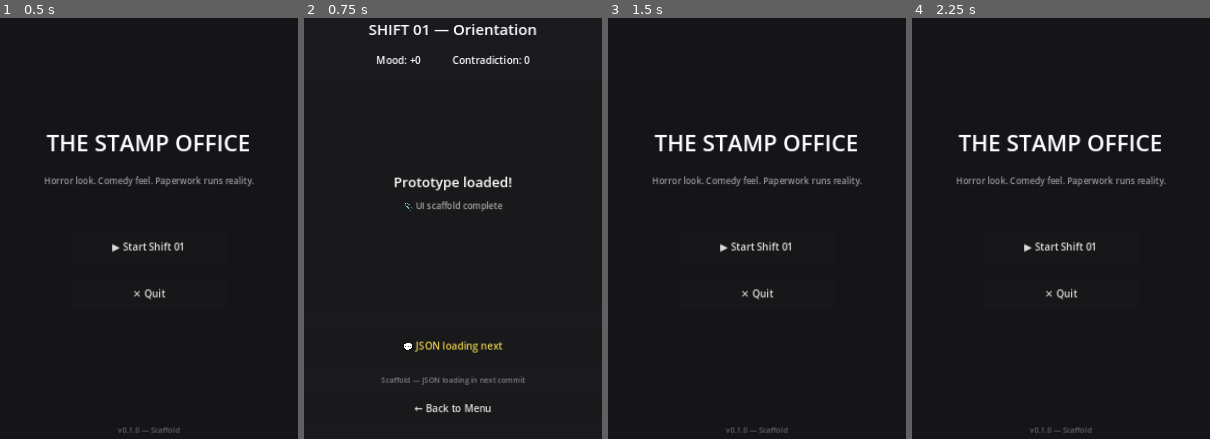
Above: before the commit, frames 1-4 (left to right).
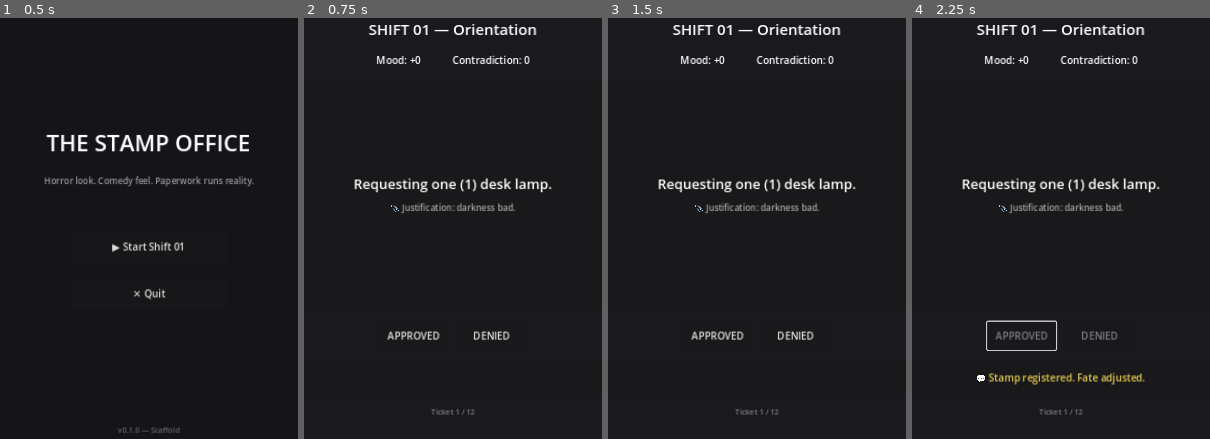
Above: after the commit, the same moments.

Repository: ThanhNguyxn/the-stamp-office
Game: Godot game, scene res://scenes/Main.tscn
Two runs of this game, one before a commit and one after it. Both use one fixed random seed, a clock stepped at 60 frames per second and the inputs below.
Inputs (mouse positions are in pixels of both pictures, inside the frame that each line leads up to):
- Up to frame 1 (0.5 s): no input
- Up to frame 2 (0.75 s): click "▶ Start Shift 01" at 0.5 s
- Up to frame 3 (1.5 s): click (757, 409) at 1.25 s, where only the run before the commit has a clickable "← Back to Menu"
- Up to frame 4 (2.25 s): click (1022, 333) at 2 s, where only the run after the commit has a clickable "APPROVED"

Frame 1 is identical in both runs. In frame 2, 3.4% of the frame differs, in the area x 16-84%, y 37-95%; in frame 3, 5.6%; in frame 4, 6.5%, in the area x 14-86%, y 1-99%.

Commit message:
game: load data and play shift01

Diff:
--- a/game/project.godot
+++ b/game/project.godot
@@ -15,6 +15,10 @@
 run/main_scene="res://scenes/Main.tscn"
 config/features=PackedStringArray("4.2", "Forward Plus")
 
+[autoload]
+
+DataLoader="*res://scripts/DataLoader.gd"
+
 [display]
 
 window/size/viewport_width=1280
--- a/game/scripts/DataLoader.gd
+++ b/game/scripts/DataLoader.gd
@@ -2,55 +2,31 @@
 ## DataLoader - Loads JSON data from the data folder
 ## Add to Project Settings > Autoload as "DataLoader"
 
-var _toasts_cache: Dictionary = {}
-var _loaded: bool = false
+var _toasts: Dictionary = {}
 
 func _ready() -> void:
 	_load_toasts()
 
 func _load_toasts() -> void:
-	var path = "res://data/toasts/toasts.json"
-	var file = FileAccess.open(path, FileAccess.READ)
+	var file = FileAccess.open("res://data/toasts/toasts.json", FileAccess.READ)
 	if file:
 		var json = JSON.new()
-		var error = json.parse(file.get_as_text())
+		if json.parse(file.get_as_text()) == OK:
+			var data = json.get_data()
+			for t in data.get("toasts", []):
+				_toasts[t["id"]] = t["text"]
 		file.close()
-		if error == OK:
-			var data = json.get_data()
-			for toast in data.get("toasts", []):
-				_toasts_cache[toast["id"]] = toast["text"]
-			_loaded = true
-			print("DataLoader: Loaded ", _toasts_cache.size(), " toasts")
-		else:
-			push_error("DataLoader: Failed to parse toasts.json")
-	else:
-		push_error("DataLoader: Could not open toasts.json at ", path)
 
-func load_shift(shift_number: int) -> Array:
-	var path = "res://data/tickets/shift%02d.json" % shift_number
-	var file = FileAccess.open(path, FileAccess.READ)
-
+func load_shift01() -> Array:
+	var file = FileAccess.open("res://data/tickets/shift01.json", FileAccess.READ)
 	if file:
 		var json = JSON.new()
-		var error = json.parse(file.get_as_text())
+		if json.parse(file.get_as_text()) == OK:
+			var data = json.get_data()
+			file.close()
+			return data.get("tickets", [])
 		file.close()
-		if error == OK:
-			var data = json.get_data()
-			var tickets = data.get("tickets", [])
-			print("DataLoader: Loaded ", tickets.size(), " tickets from shift ", shift_number)
-			return tickets
-		else:
-			push_error("DataLoader: Failed to parse shift", shift_number, ".json")
-	else:
-		push_error("DataLoader: Could not open ", path)
-
 	return []
 
 func toast_text(toast_id: String) -> String:
-	# Lazy load toasts if not yet loaded
-	if not _loaded:
-		_load_toasts()
-
-	if _toasts_cache.has(toast_id):
-		return _toasts_cache[toast_id]
-	return "Unknown toast: " + toast_id
+	return _toasts.get(toast_id, "Unknown: " + toast_id)
--- a/game/scripts/Shift.gd
+++ b/game/scripts/Shift.gd
@@ -1,6 +1,5 @@
 extends Control
-## Shift - Scaffold placeholder
-## JSON loading will be added in next commit
+## Shift - Gameplay controller
 
 @onready var ticket_text: Label = $VBox/TicketPanel/TicketVBox/TicketText
 @onready var attachment: Label = $VBox/TicketPanel/TicketVBox/Attachment
@@ -8,17 +7,87 @@
 @onready var toast: Label = $VBox/ToastPanel/Toast
 @onready var mood_value: Label = $VBox/MetersBox/MoodValue
 @onready var contradiction_value: Label = $VBox/MetersBox/ContradictionValue
+@onready var progress: Label = $VBox/Progress
 @onready var back_button: Button = $VBox/BackButton
 
+var tickets: Array = []
+var index: int = 0
+var mood: int = 0
+var contradiction: int = 0
+var busy: bool = false
+
 func _ready() -> void:
-	back_button.pressed.connect(_on_back)
+	back_button.pressed.connect(_back)
+	back_button.visible = false
+	toast.text = ""
+	tickets = DataLoader.load_shift01()
+	if tickets.size() > 0:
+		_show(0)
+	else:
+		ticket_text.text = "No tickets found"
+		attachment.text = "Ensure data/ folder exists"
 
-	# Scaffold placeholder text
-	ticket_text.text = "Prototype loaded!"
-	attachment.text = "📎 UI scaffold complete"
-	toast.text = "💬 JSON loading next"
-	mood_value.text = "Mood: +0"
-	contradiction_value.text = "Contradiction: 0"
+func _show(i: int) -> void:
+	if i >= tickets.size():
+		_complete()
+		return
+	index = i
+	var t = tickets[i]
+	ticket_text.text = t.get("text", "")
+	attachment.text = "📎 " + t.get("attachment", "N/A")
+	progress.text = "Ticket %d / %d" % [i + 1, tickets.size()]
+	toast.text = ""
+	_update_meters()
+	# Clear old buttons
+	for c in stamp_buttons.get_children():
+		c.queue_free()
+	# Create stamp buttons (horizontal row)
+	var hbox = HBoxContainer.new()
+	hbox.alignment = BoxContainer.ALIGNMENT_CENTER
+	hbox.add_theme_constant_override("separation", 15)
+	stamp_buttons.add_child(hbox)
+	for stamp in t.get("allowed_stamps", []):
+		var btn = Button.new()
+		btn.text = stamp
+		btn.custom_minimum_size = Vector2(110, 45)
+		btn.pressed.connect(_stamp.bind(stamp))
+		hbox.add_child(btn)
 
-func _on_back() -> void:
+func _stamp(name: String) -> void:
+	if busy:
+		return
+	busy = true
+	var t = tickets[index]
+	var outcomes = t.get("outcomes", {})
+	if outcomes.has(name):
+		var o = outcomes[name]
+		toast.text = "💬 " + DataLoader.toast_text(o.get("toast_id", ""))
+		mood += int(o.get("mood_delta", 0))
+		contradiction += int(o.get("contradiction_delta", 0))
+		_update_meters()
+		for c in stamp_buttons.get_children():
+			for b in c.get_children():
+				if b is Button:
+					b.disabled = true
+		await get_tree().create_timer(1.0).timeout
+		busy = false
+		_show(index + 1)
+	else:
+		toast.text = "⚠️ Invalid stamp"
+		busy = false
+
+func _update_meters() -> void:
+	mood_value.text = "Mood: %+d" % mood
+	contradiction_value.text = "Contradiction: %d" % contradiction
+
+func _complete() -> void:
+	ticket_text.text = "SHIFT COMPLETE"
+	attachment.text = "Thank you for your service."
+	toast.text = "🎉 All tickets processed!"
+	progress.text = "Final — Mood: %+d | Contradiction: %d" % [mood, contradiction]
+	for c in stamp_buttons.get_children():
+		c.queue_free()
+	back_button.visible = true
+
+func _back() -> void:
 	get_tree().change_scene_to_file("res://scenes/Main.tscn")
Not shown, changed: game/README.md
